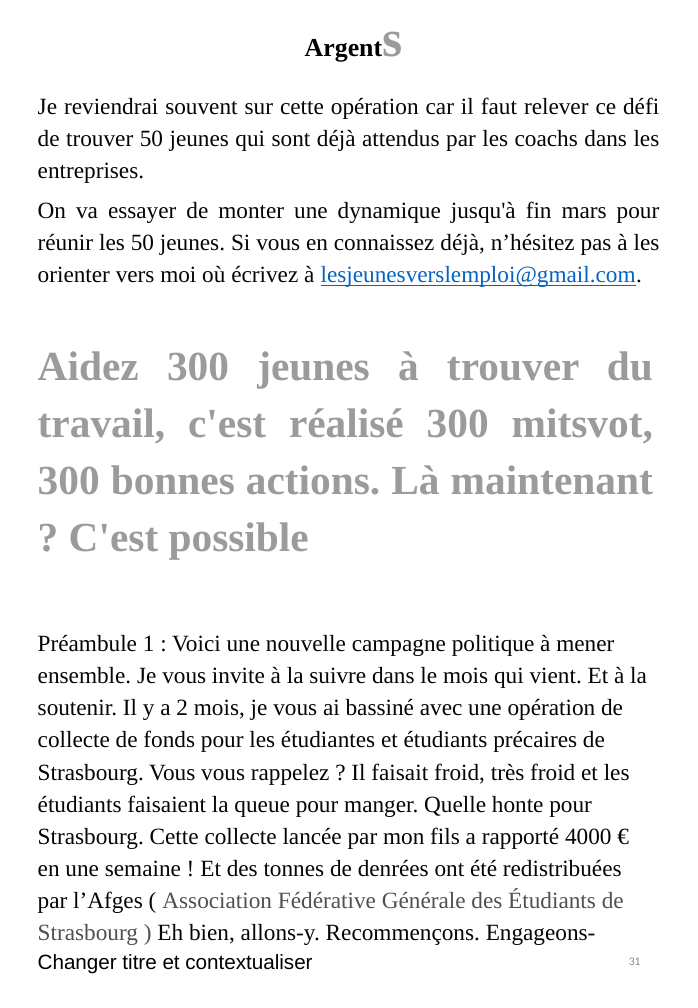
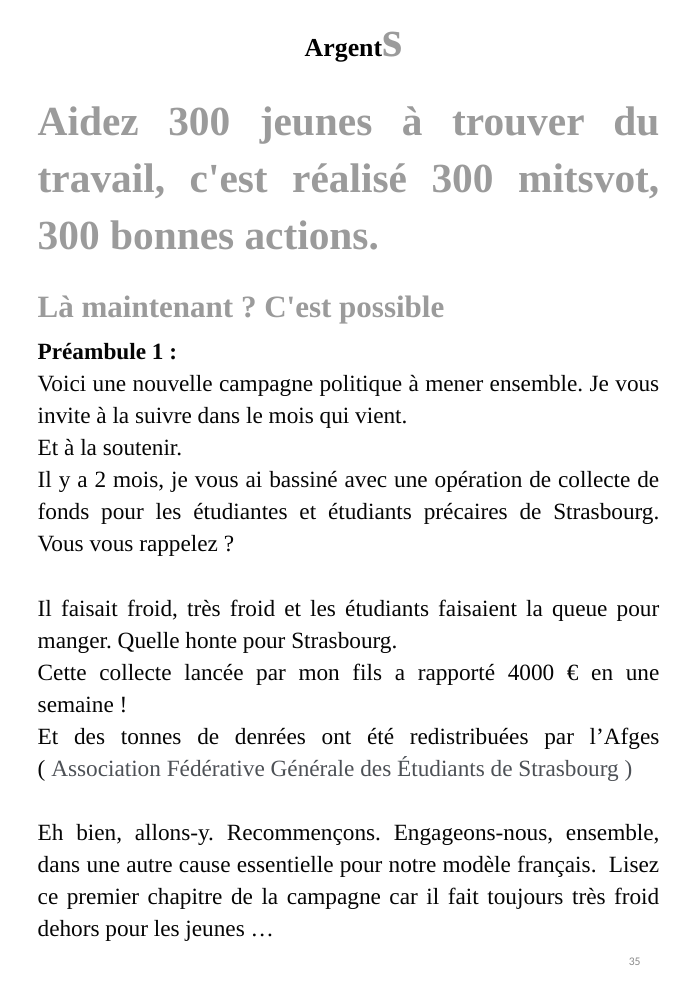
Before and after one commit to BenjaminLOUIS84/e_commerce, a slide deck: slide 35 of e_commerce/public/ppsx/tome3.ppsx (slide 31 before the commit). Drawn at 698x1008 pixels with LibreOffice and Linux fonts; fonts in the diff are those of the drawing. Boxes give left, top, right and bottom in pixels: in the first picture for what was removed or moved away, otherwise in the second. Text is boxed around its words. In the diff, an @@ line names an element or a change of style, - is before the commit and + after.

```diff
--- a/e_commerce/public/ppsx/tome3.ppsx
+++ b/e_commerce/public/ppsx/tome3.ppsx
@@ text at (x1=38, y1=106, x2=660, y2=941): text changed @@
-Je reviendrai souvent sur cette opération car il faut relever ce défi de trouver 50 jeunes qui sont déjà attendus par les coachs dans les entreprises.
-On va essayer de monter une dynamique jusqu'à fin mars pour réunir les 50 jeunes. Si vous en connaissez déjà, n’hésitez pas à les orienter vers moi où écrivez à lesjeunesverslemploi@gmail.com.
-Aidez 300 jeunes à trouver du travail, c'est réalisé 300 mitsvot, 300 bonnes actions. Là maintenant ? C'est possible
-Préambule 1 : Voici une nouvelle campagne politique à mener ensemble. Je vous invite à la suivre dans le mois qui vient. Et à la soutenir. Il y a 2 mois, je vous ai bassiné avec une opération de collecte de fonds pour les étudiantes et étudiants précaires de Strasbourg. Vous vous rappelez ? Il faisait froid, très froid et les étudiants faisaient la queue pour manger. Quelle honte pour Strasbourg. Cette collecte lancée par mon fils a rapporté 4000 € en une semaine ! Et des tonnes de denrées ont été redistribuées par l’Afges ( Association Fédérative Générale des Étudiants de Strasbourg ) Eh bien, allons-y. Recommençons. Engageons- Changer titre et contextualiser
+Aidez 300 jeunes à trouver du travail, c'est réalisé 300 mitsvot, 300 bonnes actions.
+Là maintenant ? C'est possible
+Préambule 1 :
+Voici une nouvelle campagne politique à mener ensemble. Je vous invite à la suivre dans le mois qui vient.
+Et à la soutenir.
+Il y a 2 mois, je vous ai bassiné avec une opération de collecte de fonds pour les étudiantes et étudiants précaires de Strasbourg. Vous vous rappelez ?
+Il faisait froid, très froid et les étudiants faisaient la queue pour manger. Quelle honte pour Strasbourg.
+Cette collecte lancée par mon fils a rapporté 4000 € en une semaine !
+Et des tonnes de denrées ont été redistribuées par l’Afges ( Association Fédérative Générale des Étudiants de Strasbourg )
+Eh bien, allons-y. Recommençons. Engageons-nous, ensemble, dans une autre cause essentielle pour notre modèle français. Lisez ce premier chapitre de la campagne car il fait toujours très froid dehors pour les jeunes …
@@ page number at (x1=629, y1=957, x2=641, y2=965): text changed @@
-31
+35
```
Also in this commit, not shown: 35 other slides changed, 9 slides added.
